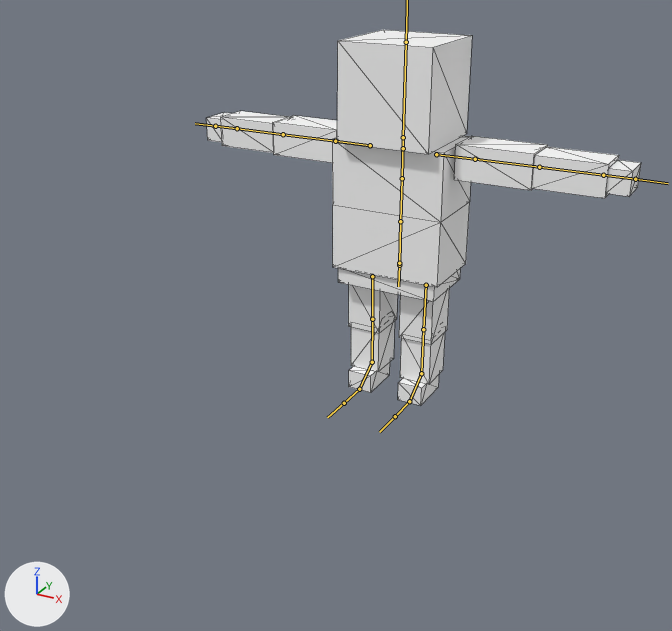
An edit to the FBX model LibraryOA/Assets/Graphics/Meshes/Character_Mesh.fbx, drawn before and after from the same camera.
Camera for both pictures: a camera (50 mm lens) standing at (2.84, -6.2, 3.6) and looking at (0.23, -1.45, 1.22). Arrows for +X, +Y and +Z are at lower left; the lights stay in place. The bones that bend it are drawn over the model as lines. Mesh edges are drawn as thin lines.

In view in the first picture: 'Character'.
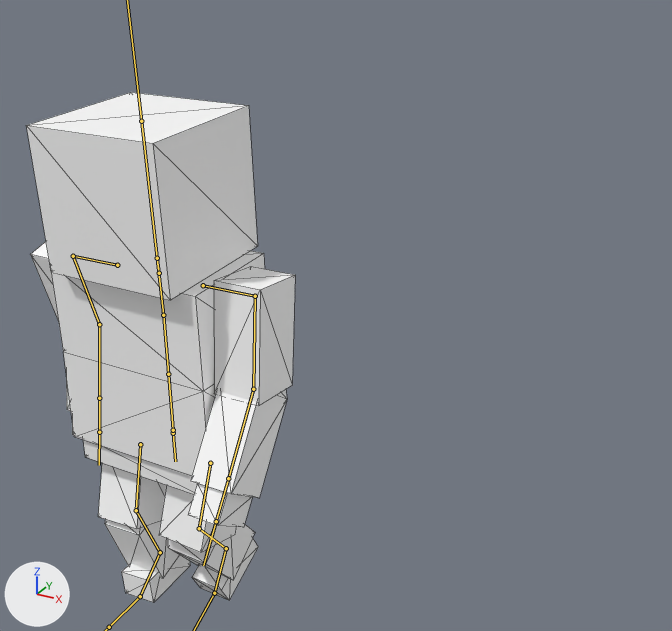
The newer file adds an action. The first version stands in its rest pose; the second is drawn at frame 32 of the action 'Character_Rig|Walking'.

What differs and where, as boxes [x1, y1, x2, y2] in the pictures (672 x 631 px):
'Character', posed (38% narrower, 36% taller): before [206, 30, 641, 405]; after [26, 92, 295, 602]
bone 'Hips_jnt', root to tip: before (399, 265) to (398, 286); after (173, 433) to (175, 461)
bone 'UpperLeg_Left_jnt', root to tip: before (426, 285) to (423, 329); after (210, 463) to (199, 528)
bone 'LowerLeg_Left_jnt', root to tip: before (423, 329) to (421, 373); after (199, 528) to (226, 548)
bone 'Foot_Left_jnt', root to tip: before (421, 373) to (409, 401); after (226, 548) to (214, 593)
bone 'UpperLeg_Right_jnt', root to tip: before (372, 276) to (372, 319); after (140, 444) to (136, 510)
bone 'LowerLeg_Right_jnt', root to tip: before (372, 319) to (372, 362); after (136, 510) to (160, 552)
bone 'Foot_Right_jnt', root to tip: before (372, 362) to (359, 389); after (160, 552) to (140, 596)
bone 'Chest_jnt', root to tip: before (402, 178) to (403, 137); after (163, 315) to (157, 258)
bone 'Arm_Right_jnt', root to tip: before (335, 141) to (283, 134); after (73, 256) to (99, 324)
bone 'Forearm_Right_jnt', root to tip: before (283, 134) to (237, 128); after (99, 324) to (99, 398)
bone 'Arm_Left_jnt', root to tip: before (475, 159) to (539, 167); after (255, 296) to (253, 389)
bone 'Forearm_Left_jnt', root to tip: before (539, 167) to (603, 175); after (253, 389) to (228, 478)

Edits to the bpy script that builds the scene:
```text
Change bone_hips_jnt:
    where bone_hips_jnt = bpy.data.objects['Character_Rig'].pose.bones['Hips_jnt']
    bone_hips_jnt.location: (0.0, 0.0, 0.0) -> (0.0, 2.6, -283.0)
Change bone_upperleg_left_jnt:
    where bone_upperleg_left_jnt = bpy.data.objects['Character_Rig'].pose.bones['UpperLeg_Left_jnt']  # child of 'Hips_jnt'
    bone_upperleg_left_jnt.rotation_quaternion: (1.0, 0.0, 0.0, 0.0) -> (0.99, -0.139, -0.004, 0.023)  # degrees (0, 0, 0) -> degrees (-16, 0, 3)
Change bone_lowerleg_left_jnt:
    where bone_lowerleg_left_jnt = bpy.data.objects['Character_Rig'].pose.bones['LowerLeg_Left_jnt']  # child of 'UpperLeg_Left_jnt'
    bone_lowerleg_left_jnt.rotation_quaternion: (1.0, 0.0, 0.0, 0.0) -> (0.882, -0.001, 0.0, -0.472)  # degrees (0, 0, 0) -> degrees (0, 0, -56)
Change bone_foot_left_jnt:
    where bone_foot_left_jnt = bpy.data.objects['Character_Rig'].pose.bones['Foot_Left_jnt']  # child of 'LowerLeg_Left_jnt'
    bone_foot_left_jnt.rotation_quaternion: (1.0, 0.0, 0.0, 0.0) -> (0.996, -0.091, 0.0, 0.0)  # degrees (0, 0, 0) -> degrees (-10, 0, 0)
Change bone_upperleg_right_jnt:
    where bone_upperleg_right_jnt = bpy.data.objects['Character_Rig'].pose.bones['UpperLeg_Right_jnt']  # child of 'Hips_jnt'
    bone_upperleg_right_jnt.rotation_quaternion: (1.0, 0.0, 0.0, 0.0) -> (0.986, -0.165, 0.006, -0.037)  # degrees (0, 0, 0) -> degrees (-19, 0, -4)
Change bone_lowerleg_right_jnt:
    where bone_lowerleg_right_jnt = bpy.data.objects['Character_Rig'].pose.bones['LowerLeg_Right_jnt']  # child of 'UpperLeg_Right_jnt'
    bone_lowerleg_right_jnt.rotation_quaternion: (1.0, 0.0, 0.0, 0.0) -> (0.947, -0.002, 0.003, 0.321)  # degrees (0, 0, 0) -> degrees (0, 0, 37)
Change bone_foot_right_jnt:
    where bone_foot_right_jnt = bpy.data.objects['Character_Rig'].pose.bones['Foot_Right_jnt']  # child of 'LowerLeg_Right_jnt'
    bone_foot_right_jnt.rotation_quaternion: (1.0, 0.0, 0.0, 0.0) -> (0.989, -0.147, -0.008, -0.007)  # degrees (0, 0, 0) -> degrees (-17, -1, -1)
Change bone_chest_jnt:
    where bone_chest_jnt = bpy.data.objects['Character_Rig'].pose.bones['Chest_jnt']  # child of 'Spine_jnt.001'
    bone_chest_jnt.rotation_quaternion: (1.0, 0.0, 0.0, 0.0) -> (1.0, -0.024, 0.0, 0.0)  # degrees (0, 0, 0) -> degrees (-3, 0, 0)
Change bone_arm_right_jnt:
    where bone_arm_right_jnt = bpy.data.objects['Character_Rig'].pose.bones['Arm_Right_jnt']  # child of 'Shoulder_Right_jnt'
    bone_arm_right_jnt.rotation_quaternion: (1.0, 0.0, 0.0, 0.0) -> (0.706, -0.091, -0.093, 0.696)  # degrees (0, 0, 0) -> degrees (-15, 0, 89)
Change bone_forearm_right_jnt:
    where bone_forearm_right_jnt = bpy.data.objects['Character_Rig'].pose.bones['Forearm_Right_jnt']  # child of 'Arm_Right_jnt'
    bone_forearm_right_jnt.rotation_quaternion: (1.0, 0.0, 0.0, 0.0) -> (0.976, 0.219, 0.003, 0.0)  # degrees (0, 0, 0) -> degrees (25, 0, 0)
Change bone_arm_left_jnt:
    where bone_arm_left_jnt = bpy.data.objects['Character_Rig'].pose.bones['Arm_Left_jnt']  # child of 'Shoulder_Left_jnt'
    bone_arm_left_jnt.rotation_quaternion: (1.0, 0.0, 0.0, 0.0) -> (0.71, 0.053, -0.054, -0.7)  # degrees (0, 0, 0) -> degrees (9, 0, -89)
Change bone_forearm_left_jnt:
    where bone_forearm_left_jnt = bpy.data.objects['Character_Rig'].pose.bones['Forearm_Left_jnt']  # child of 'Arm_Left_jnt'
    bone_forearm_left_jnt.rotation_quaternion: (1.0, 0.0, 0.0, 0.0) -> (0.969, 0.248, -0.003, 0.0)  # degrees (0, 0, 0) -> degrees (29, 0, 0)
```
